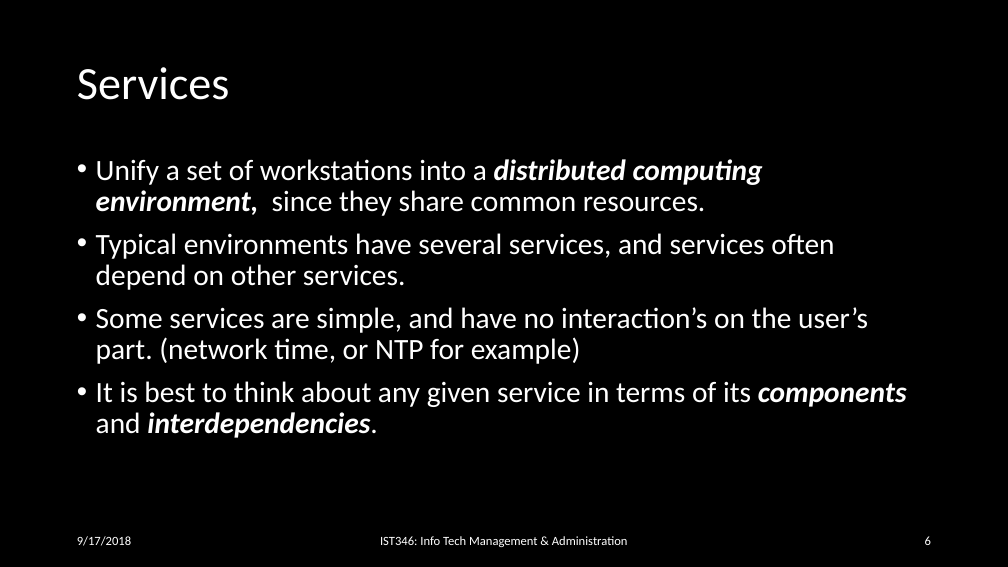
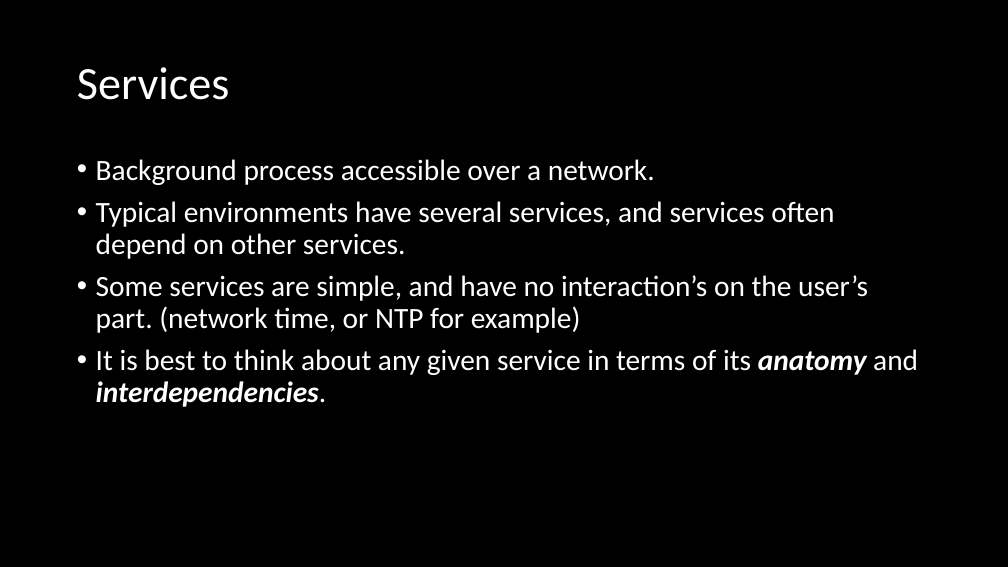
Before and after one commit to orstewar/ist346-content, a slide deck: slide 5 of content/10-services-monitoring-logging.pptx (slide 6 before the commit). Drawn at 1008x567 pixels with LibreOffice and Linux fonts; fonts in the diff are those of the drawing. Boxes give left, top, right and bottom in pixels: in the first picture for what was removed or moved away, otherwise in the second. Text is boxed around its words. In the diff, an @@ line names an element or a change of style, - is before the commit and + after.

```diff
--- a/content/10-services-monitoring-logging.pptx
+++ b/content/10-services-monitoring-logging.pptx
@@ text at bbox=[96, 159, 655, 185]: text changed @@
-• Unify a set of workstations into a distributed computing environment, since they share common resources.
+• Background process accessible over a network.
@@ text at bbox=[96, 349, 918, 407]: text changed @@
-• It is best to think about any given service in terms of its components and interdependencies.
+• It is best to think about any given service in terms of its anatomy and interdependencies.
@@ text removed at bbox=[77, 536, 131, 546] @@
-9/17/2018
@@ text removed at bbox=[380, 536, 628, 547] @@
-IST346: Info Tech Management & Administration
@@ page number removed at bbox=[925, 536, 931, 545] @@
-6
```
Also in this commit, not shown: 17 other slides changed, 1 slide removed, 2 other files.
